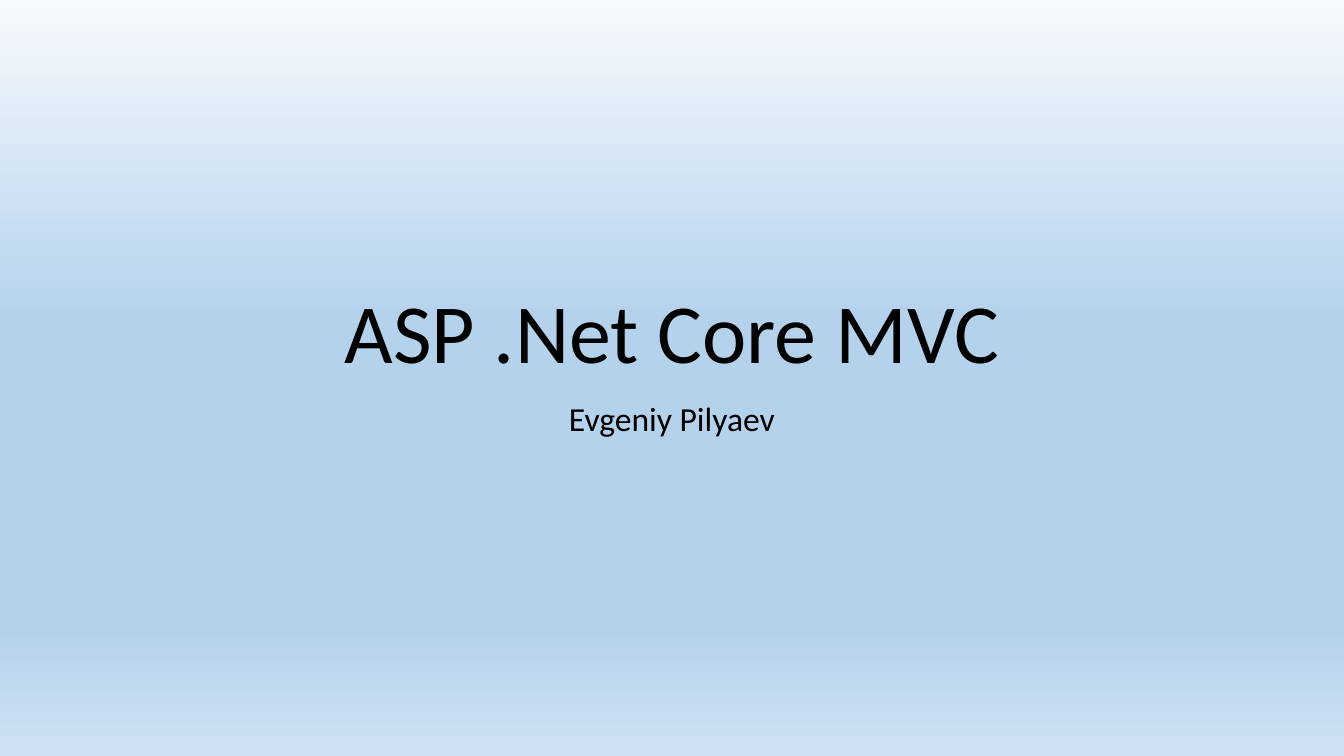
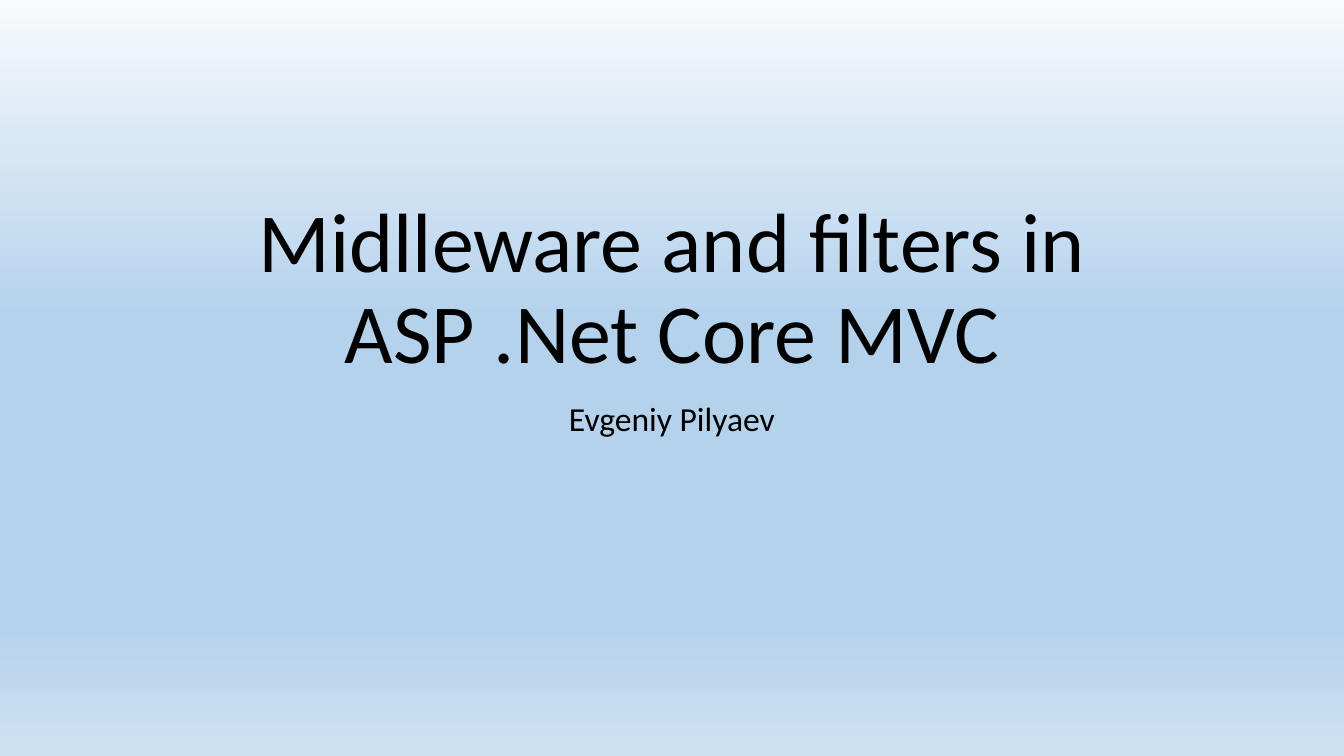
Before and after one commit to EPilyaev/ASPNetCoreMVC, a slide deck: slide 1 of AspNetCoreMVC.pptx. Drawn at 1344x756 pixels with LibreOffice and Linux fonts; fonts in the diff are those of the drawing. Boxes give left, top, right and bottom in pixels: in the first picture for what was removed or moved away, otherwise in the second. Text is boxed around its words. In the diff, an @@ line names an element or a change of style, - is before the commit and + after.

Commit message:
Add Type filter attribute

```diff
--- a/AspNetCoreMVC.pptx
+++ b/AspNetCoreMVC.pptx
@@ title at bbox=[259, 213, 1085, 364]: text changed @@
-ASP .Net Core MVC
+Midlleware and filters in
+ASP .Net Core MVC
```
Also in this commit, not shown: 3 other slides changed, 5 slides added, 1 slide removed, 6 other files.
